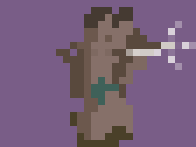
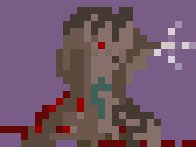
The second 196 × 147 image is a revision of the first. Changes to its layers:
added group "Death" with 16 layers above "Hurt" over [0, 14, 196, 147]
added layer "Death01.png" in group "Death" over [70, 14, 126, 147]
added layer "Death02.png" in group "Death" over [70, 14, 119, 147]
added layer "Death03.png" in group "Death" over [70, 14, 119, 147]
added layer "Death04.png" in group "Death" over [70, 14, 119, 147]
added layer "Death05.png" in group "Death" over [70, 14, 119, 147]
added layer "Death06.png" in group "Death" over [70, 21, 119, 147]
added layer "Death07.png" in group "Death" over [70, 28, 119, 147]
added layer "Death08.png" in group "Death" over [70, 35, 119, 147]
added layer "Death09.png" in group "Death" over [70, 42, 119, 147]
added layer "Death10.png" in group "Death" over [70, 49, 126, 147]
added layer "Death11.png" in group "Death" over [56, 63, 133, 147]
added layer "Death12.png" in group "Death" over [42, 84, 140, 147]
added layer "Death13.png" in group "Death" over [42, 91, 147, 147]
added layer "Death14.png" in group "Death" over [7, 112, 154, 147]
added layer "Death15.png" in group "Death" over [0, 105, 175, 147]
added layer "Death16.png" in group "Death" over [0, 112, 196, 147]
added group "Hurt" with 4 layers above "Move" over [56, 7, 126, 147]
added layer "Hurt01.png" in group "Hurt" over [70, 7, 119, 147]
added layer "Hurt02.png" in group "Hurt" over [70, 7, 126, 147]
added layer "Hurt03.png" in group "Hurt" over [56, 14, 119, 147]
added layer "Hurt04.png" in group "Hurt" over [63, 14, 119, 147]
moved "UnarmedAttack" above "Layer 0" over [56, 7, 196, 147]
